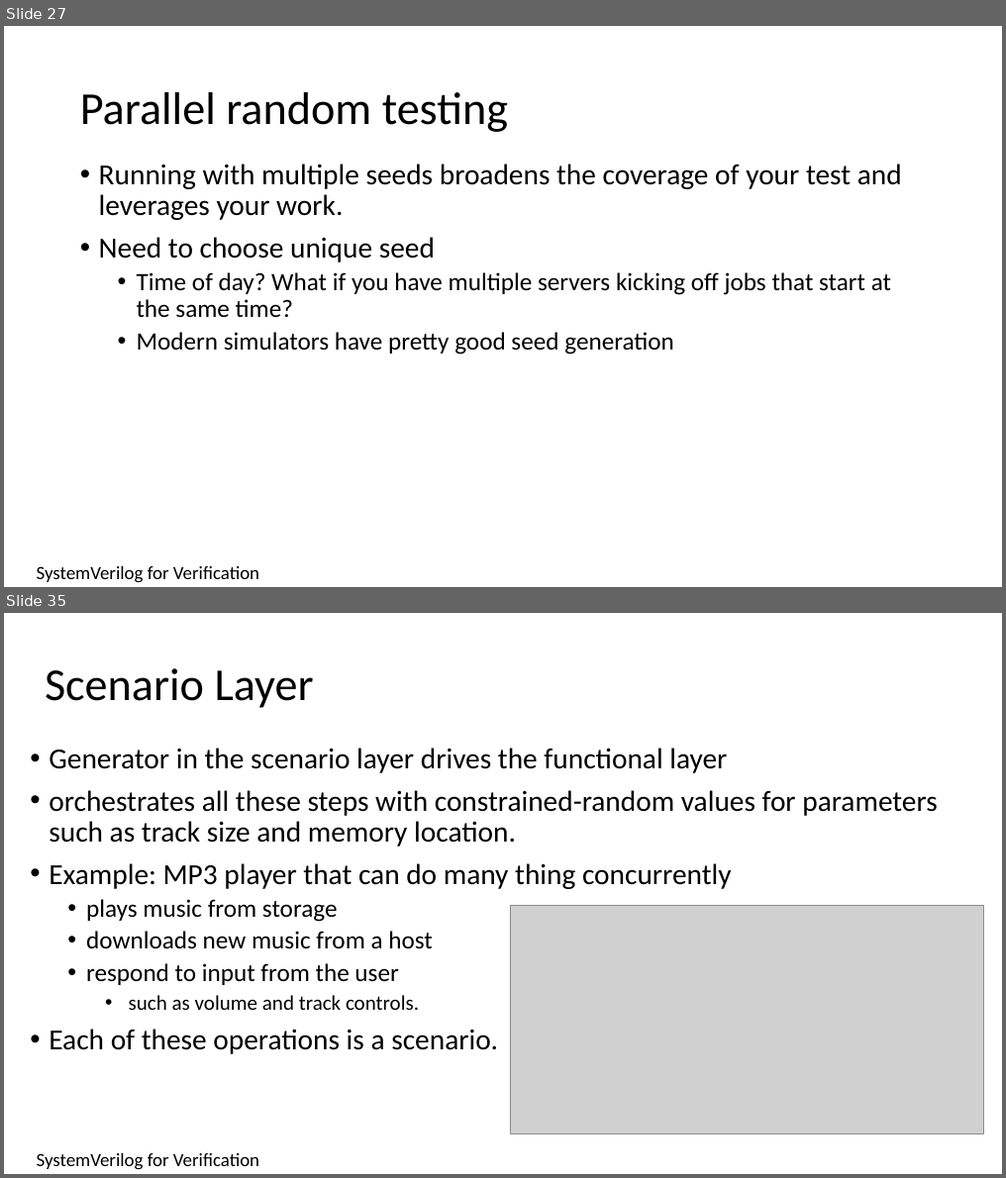
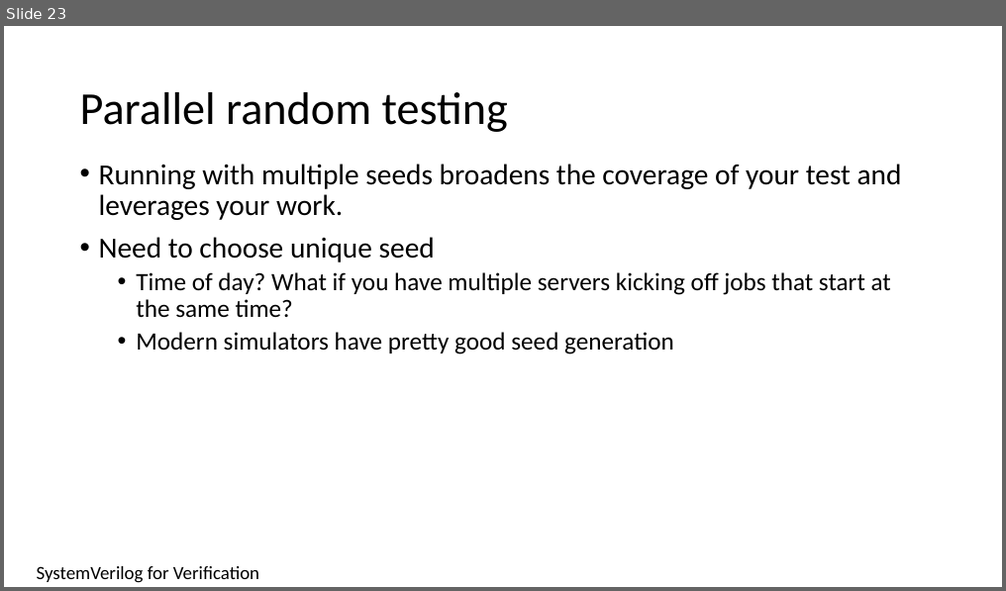
Before and after one commit to isomoye/EEGR471, a slide deck: sections/Segment_5.pptm. Shown one above the other, each under a label of ours: slides 27 and 35 before the commit, slide 23 after it; the slides between them are not shown. The pictures are 1006x1178 and 1006x591 pixels, drawn with LibreOffice and Linux fonts; fonts in the diff are those of the drawing; grey boxes stand for pictures. Boxes give left, top, right and bottom in pixels: in the first picture for what was removed or moved away, otherwise in the second. Text is boxed around its words. In the diff, an @@ line names an element or a change of style, - is before the commit and + after.

```diff
--- a/sections/Segment_5.pptm
+++ b/sections/Segment_5.pptm
@@ slide 35 removed at <box>4,613,1002,1174</box>, background #FFFFFF @@
@@ title removed at <box>45,668,314,708</box> @@
-Scenario Layer
@@ text removed at <box>49,748,937,1055</box> @@
-• Generator in the scenario layer drives the functional layer
-• orchestrates all these steps with constrained-random values for parameters such as track size and memory location.
-• Example: MP3 player that can do many thing concurrently
-  • plays music from storage
-  • downloads new music from a host
-  • respond to input from the user
-    • such as volume and track controls.
-• Each of these operations is a scenario.
@@ picture removed at <box>510,905,984,1134</box> @@
@@ text removed at <box>37,1154,259,1170</box> @@
-SystemVerilog for Verification
@@ what was slide 27 is now slide 23 @@
```
Also in this commit, not shown: 9 slides changed, 16 other slides removed, 6 other files.
